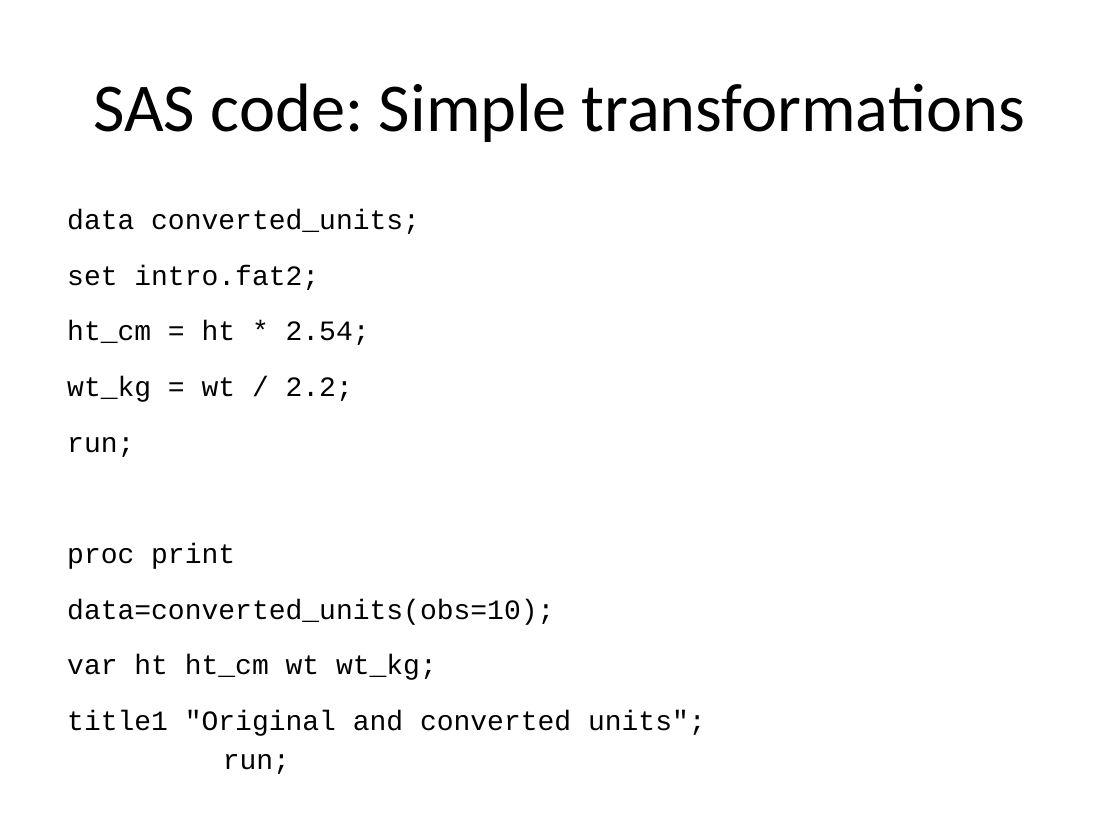
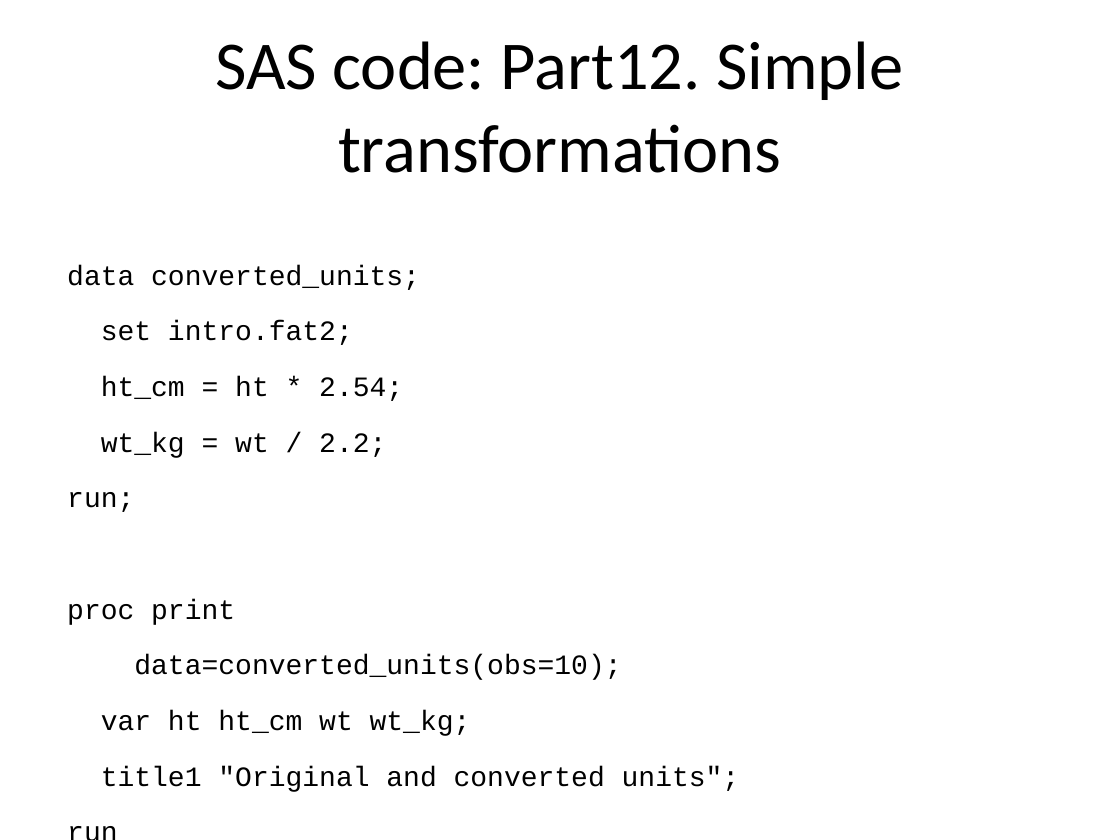
Before and after one commit to pmean/introduction-to-SAS, a slide deck: slide 34 of results/5507-02-simon-slides-and-speaker-notes.pptx. Drawn at 1120x840 pixels with LibreOffice and Linux fonts; fonts in the diff are those of the drawing. Boxes give left, top, right and bottom in pixels: in the first picture for what was removed or moved away, otherwise in the second. Text is boxed around its words. In the diff, an @@ line names an element or a change of style, - is before the commit and + after.

```diff
--- a/results/5507-02-simon-slides-and-speaker-notes.pptx
+++ b/results/5507-02-simon-slides-and-speaker-notes.pptx
@@ title at bbox=[215, 41, 903, 173]: text changed @@
-SAS code: Simple transformations
+SAS code: Part12. Simple transformations
@@ text at bbox=[67, 265, 740, 792]: text changed @@
-data converted_units;
-set intro.fat2;
-ht_cm = ht * 2.54;
-wt_kg = wt / 2.2;
-run;
-proc print
-data=converted_units(obs=10);
-var ht ht_cm wt wt_kg;
-title1 "Original and converted units";
-run;
+data converted_units;
+set intro.fat2;
+ht_cm = ht * 2.54;
+wt_kg = wt / 2.2;
+run;
+proc print
+data=converted_units(obs=10);
+var ht ht_cm wt wt_kg;
+title1 "Original and converted units";
+run
```
Also in this commit, not shown: 42 other slides changed, 27 other files.
